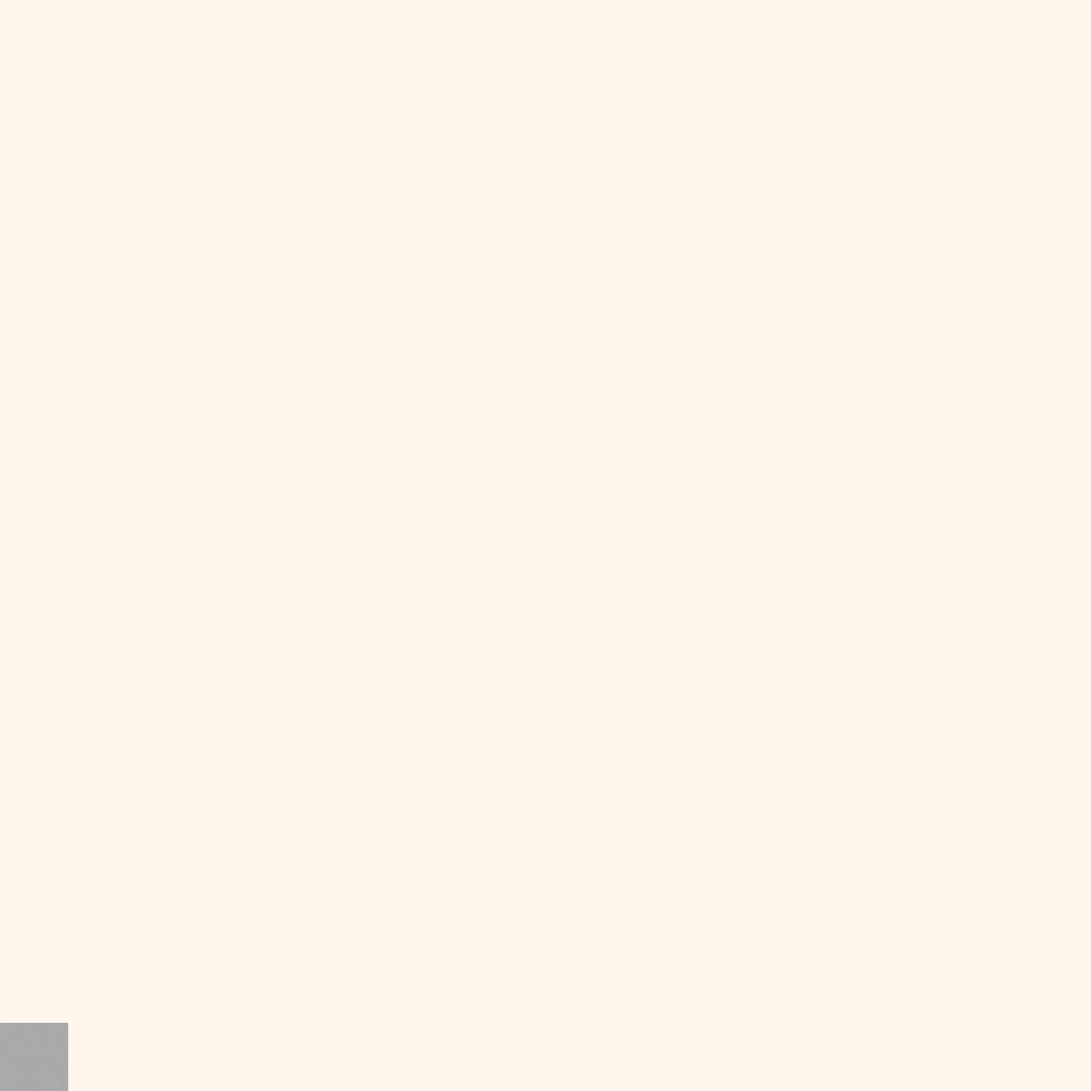
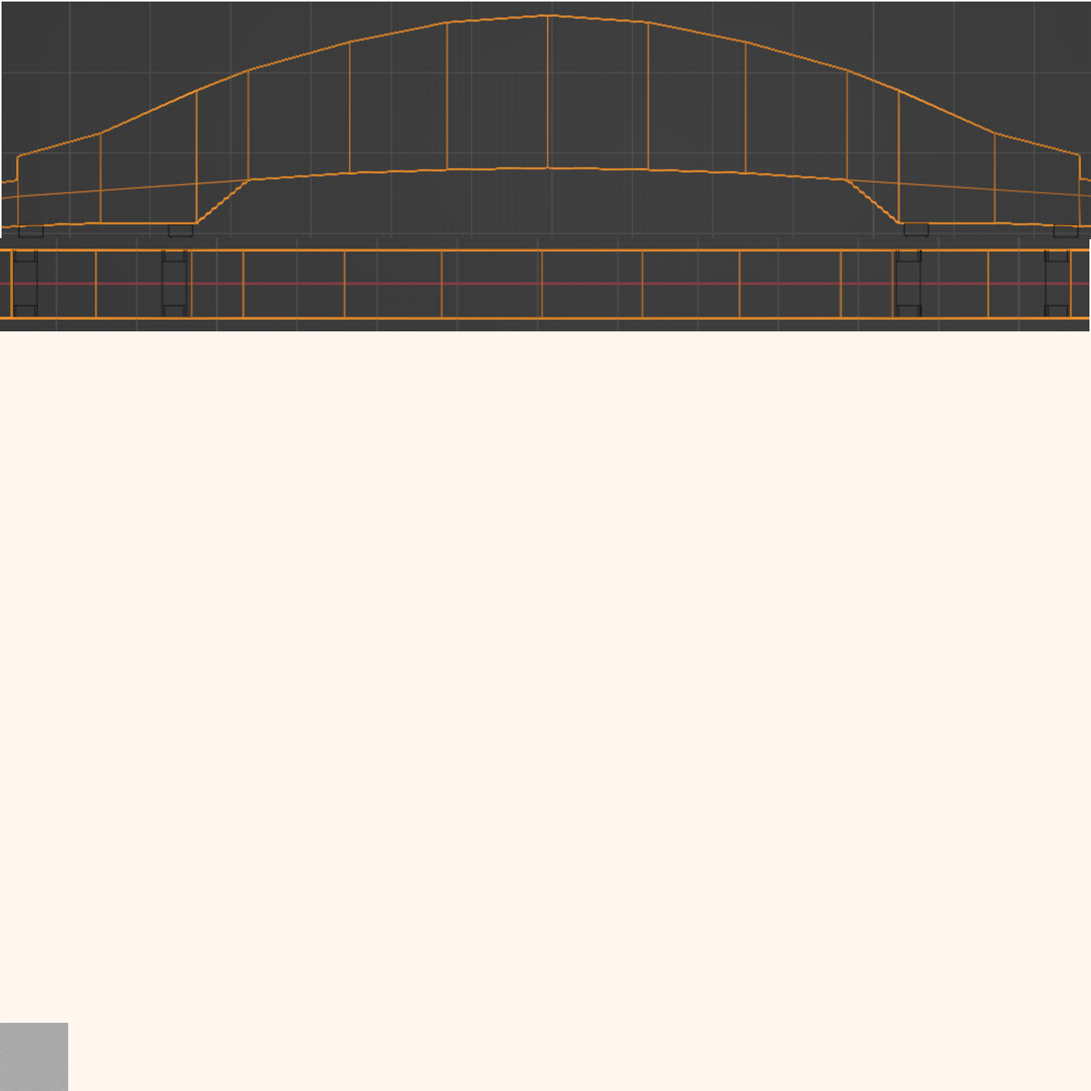
Layer changes from the first 1091x1091 image to the second:
painted on "Background" over [0, 1, 1091, 332]
